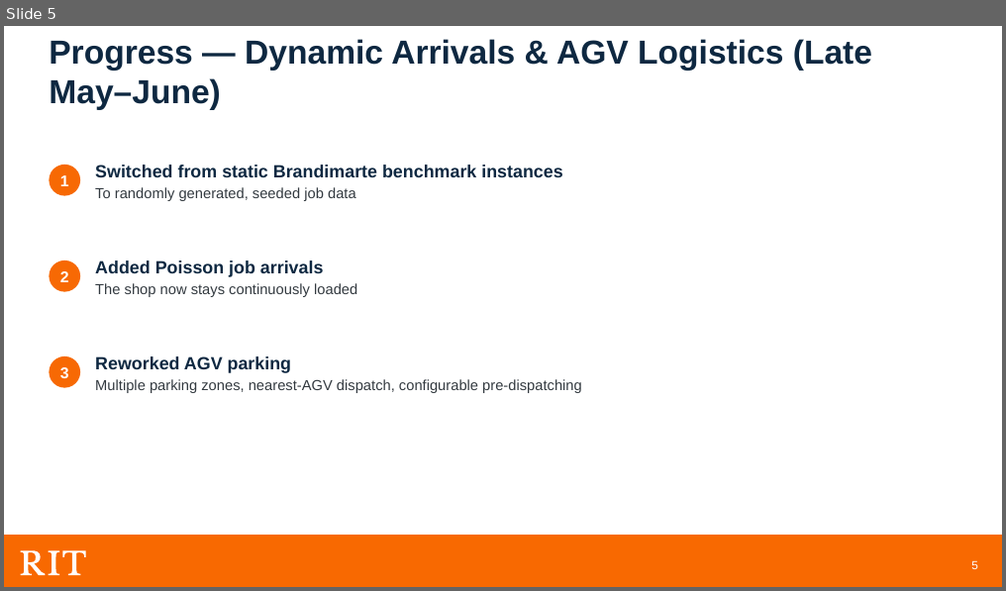
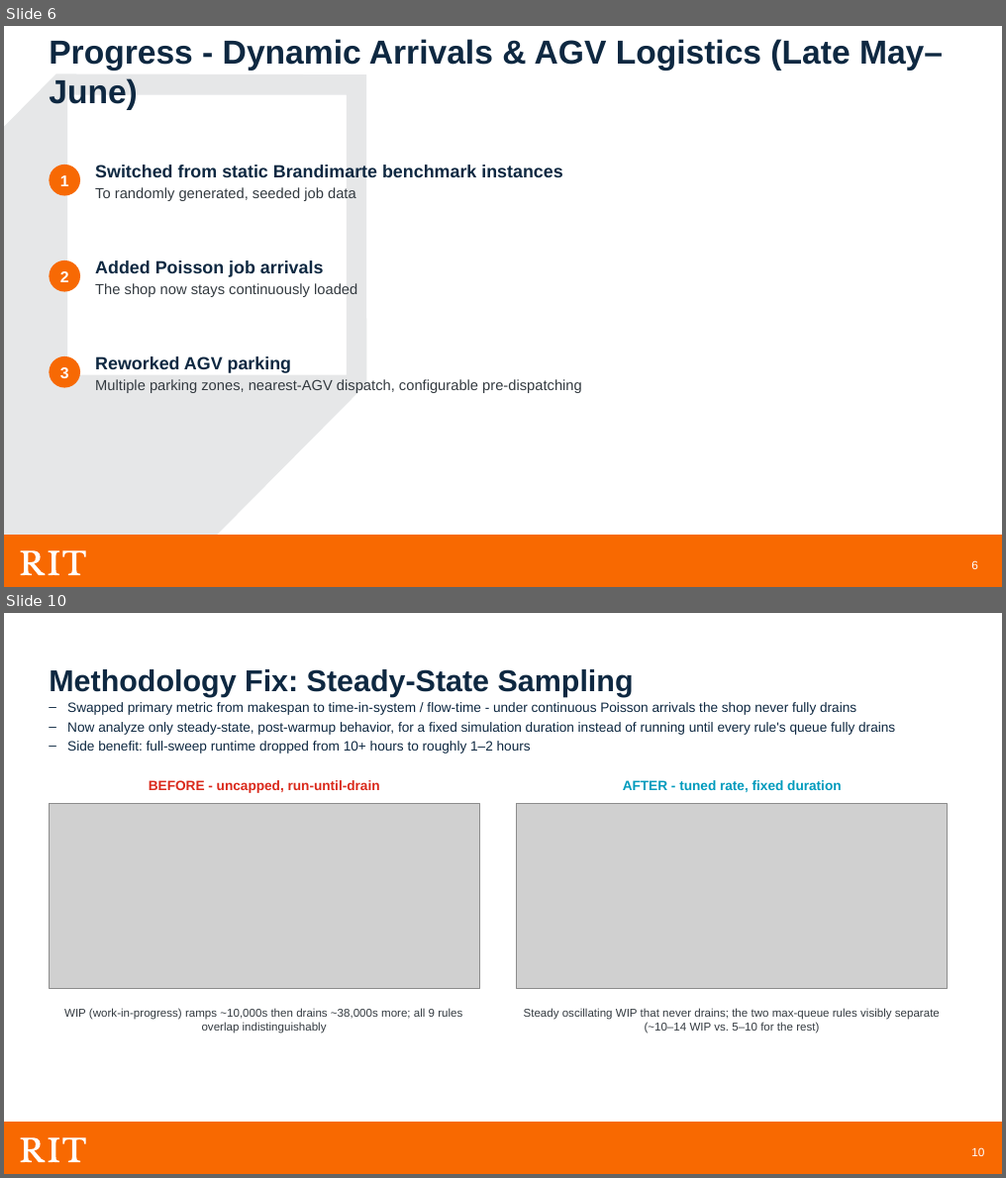
Before and after one commit to meaton96/Capstone, a slide deck: docs/presentation/Capstone_Planning_Presentation.pptx. Shown one above the other, each under a label of ours: slide 5 before the commit, slides 6 and 10 after it; the slides between them are not shown. The pictures are 1006x591 and 1006x1178 pixels, drawn with LibreOffice and Linux fonts; fonts in the diff are those of the drawing; grey boxes stand for pictures; background and template pictures are left out. Boxes give left, top, right and bottom in pixels: in the first picture for what was removed or moved away, otherwise in the second. Text is boxed around its words. In the diff, an @@ line names an element or a change of style, - is before the commit and + after.

```diff
--- a/docs/presentation/Capstone_Planning_Presentation.pptx
+++ b/docs/presentation/Capstone_Planning_Presentation.pptx
@@ slide 10 added at [4,613,1002,1174], background #FFFFFF; not listed: 7 template elements that a slide beside it also shows @@
@@ text added at [49,669,634,697], 29 pt, text #0E2841, bold @@
+Methodology Fix: Steady-State Sampling
@@ text added at [67,702,895,754], 13 pt, text #0E2841 @@
+– Swapped primary metric from makespan to time-in-system / flow-time - under continuous Poisson arrivals the shop never fully drains
+– Now analyze only steady-state, post-warmup behavior, for a fixed simulation duration instead of running until every rule's queue fully drains
+– Side benefit: full-sweep runtime dropped from 10+ hours to roughly 1–2 hours
@@ text added at [149,780,380,793], 13 pt, text #DA291B, bold @@
+BEFORE - uncapped, run-until-drain
@@ text added at [623,780,841,792], 13 pt, text #009BBD, bold @@
+AFTER - tuned rate, fixed duration
@@ picture added at [49,804,479,988] @@
@@ picture added at [517,804,947,988] @@
@@ text added at [64,1008,462,1034], 11 pt, text #333A40 @@
+WIP (work-in-progress) ramps ~10,000s then drains ~38,000s more; all 9 rules overlap indistinguishably
@@ text added at [524,1008,940,1034], 11 pt, text #333A40 @@
+Steady oscillating WIP that never drains; the two max-queue rules visibly separate (~10–14 WIP vs. 5–10 for the rest)
@@ what was slide 5 is now slide 6 @@
@@ slide 6 changed as well @@
@@ text at [49,39,943,110]: text changed @@
-Progress — Dynamic Arrivals & AGV Logistics (Late May–June)
+Progress - Dynamic Arrivals & AGV Logistics (Late May–June)
@@ freeform shape added at [4,74,367,587], fill #E6E7E8 @@
```
Also in this commit, not shown: 7 other slides changed, 18 other slides added, 13 slides removed, 4 other files.
